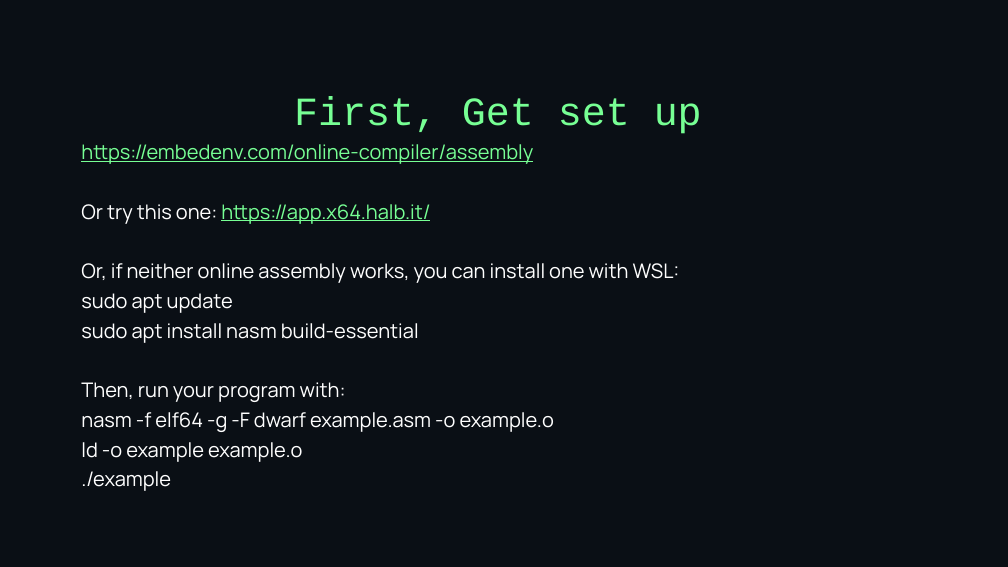
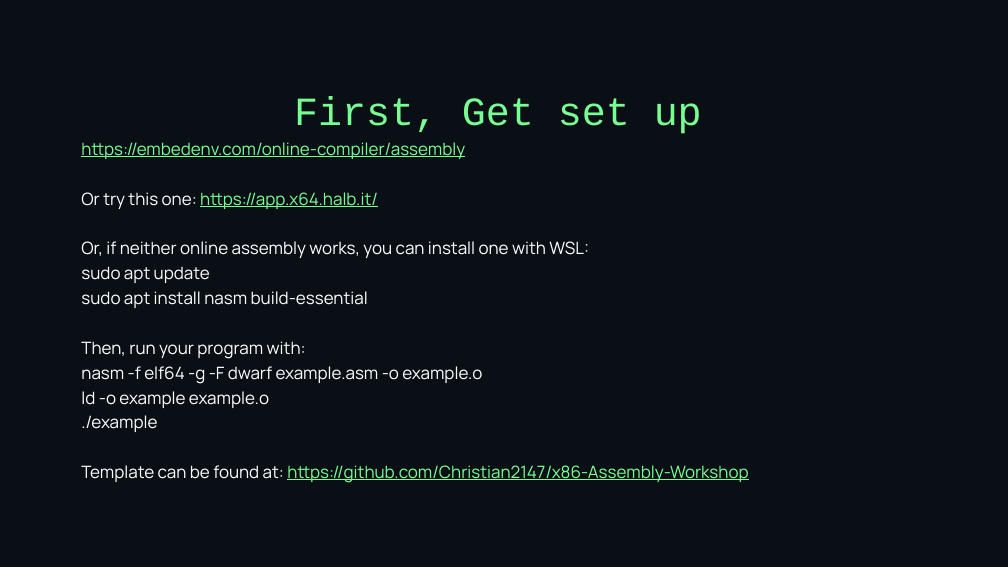
Before and after one commit to Christian2147/x86-Assembly-Workshop, a slide deck: slide 13 of Slides/Workshop Slideshow.pptx. Drawn at 1008x567 pixels with LibreOffice and Linux fonts; fonts in the diff are those of the drawing. Boxes give left, top, right and bottom in pixels: in the first picture for what was removed or moved away, otherwise in the second. Text is boxed around its words. In the diff, an @@ line names an element or a change of style, - is before the commit and + after.

Commit message:
Updated slides

```diff
--- a/Slides/Workshop Slideshow.pptx
+++ b/Slides/Workshop Slideshow.pptx
@@ subtitle at bbox=[81, 142, 589, 432]: size 19.1 to 16.2 pt in "https://embedenv.com/online-compiler/assembly", "Or try this one: https://app.x64.halb.it/", "Or, if neither online assembly works, you ...", "sudo apt update" and 5 more places; line spacing 0.8 to 0.7 @@
@@ subtitle at bbox=[81, 465, 748, 483]: paragraph added @@
+Template can be found at: https://github.com/Christian2147/x86-Assembly-Workshop
```
